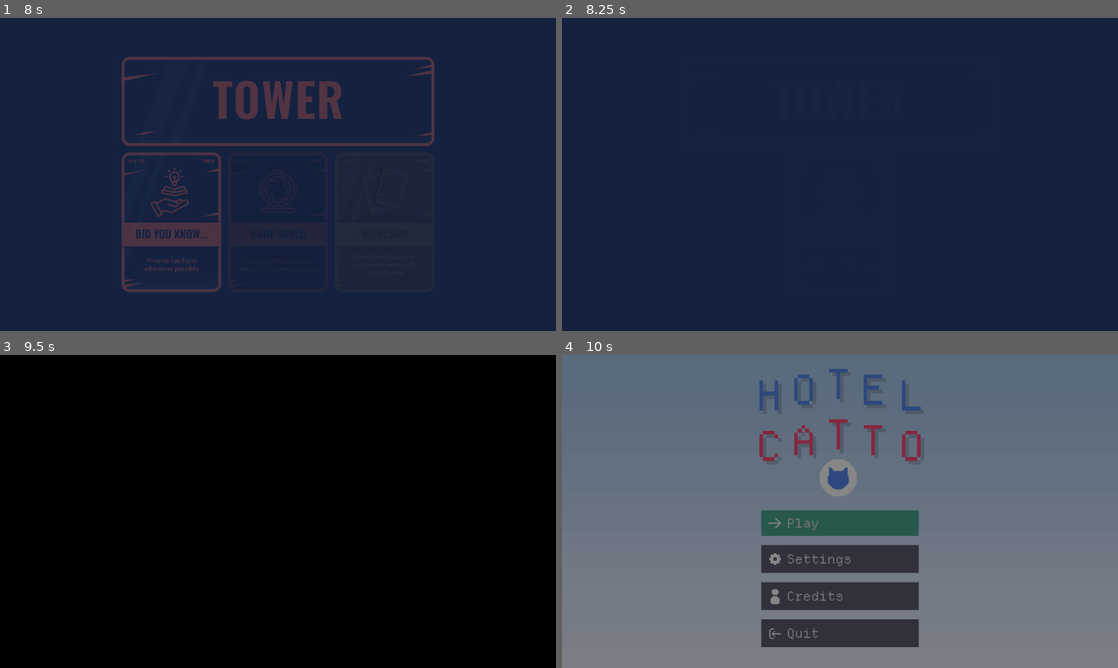
Above: before the commit, frames 1-4 (two rows, left to right).
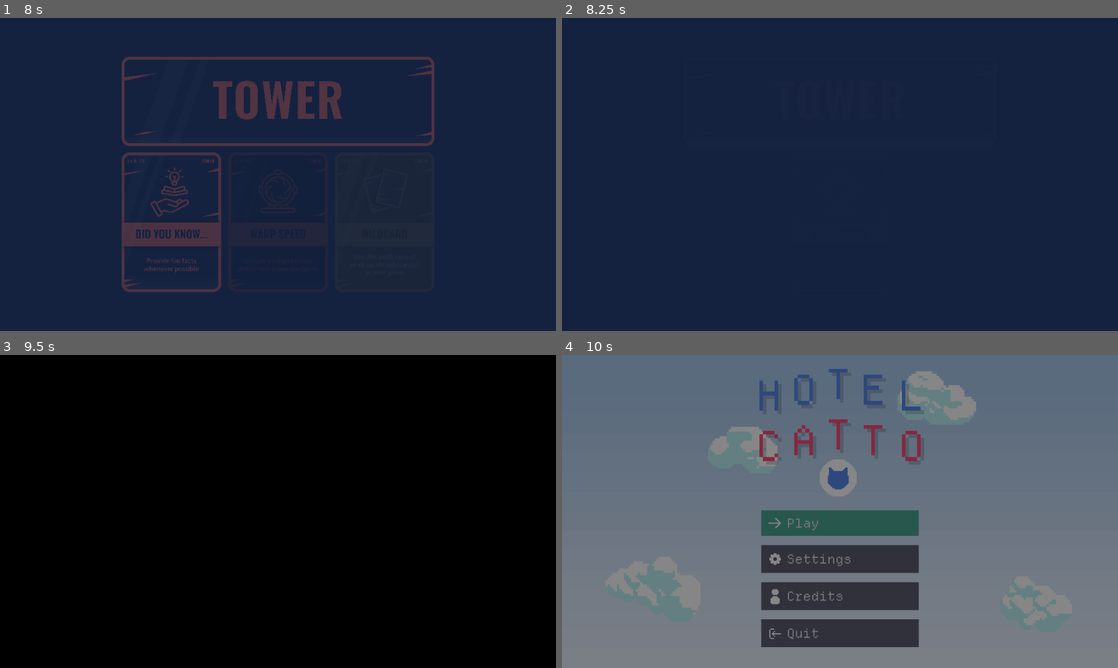
Above: after the commit, the same moments.

Repository: Riari/gwj-sept-2024
Game: Godot game, scene res://scenes/splash.tscn
Two runs of this game, one before a commit and one after it. Both use one fixed random seed, a clock stepped at 60 frames per second and the inputs below. Sound files missing from this copy of the repository are replaced by a short silence.
Inputs (mouse positions are in pixels of both pictures, inside the frame that each line leads up to):
- Up to frame 1 (8 s): tap Enter at 0.5, 2.75, 6.5 s; move the mouse to (400, 158) at 0.52 s; press the mouse at (400, 158) at 0.53 s; hold Right (pan_right) 0.53-1.25 s; tap B (toggle_shop) at 0.77, 3.77, 6.77 s; release the mouse at (400, 158) at 1.25 s; drag from (166, 190) to (250, 237) at 1.27 s; tap Space at 2, 5.75, 7.25 s; move the mouse to (333, 105) at 2.02 s; hold Left (pan_left) 2.03-2.75 s; hold R (zoom_in) 2.03-2.75 s; click (333, 105) at 2.17 s; drag from (250, 237) to (111, 127) at 2.77 s; move the mouse to (444, 221) at 3.52 s; press the mouse at (444, 221) at 3.53 s; hold Right (pan_right) 3.53-4.25 s; release the mouse at (444, 221) at 4.25 s; drag from (111, 127) to (194, 96) at 4.27 s; move the mouse to (305, 174) at 5.02 s; hold Right (pan_right) 5.03-5.75 s; hold R (zoom_in) 5.03-5.75 s; click (305, 174) at 5.17 s; drag from (194, 96) to (166, 190) at 5.77 s; move the mouse to (400, 158) at 6.52 s; press the mouse at (400, 158) at 6.53 s; hold Left (pan_left) 6.53-7.25 s; release the mouse at (400, 158) at 7.25 s; drag from (166, 190) to (250, 237) at 7.27 s
- Up to frame 2 (8.25 s): move the mouse to (895, 105) at 8.02 s; hold Right (pan_right) from 8.03 s (still down); hold R (zoom_in) from 8.03 s (still down); click (895, 105) at 8.17 s
- Up to frame 3 (9.5 s): release Right (pan_right) at 8.75 s; release R (zoom_in) at 8.75 s; drag from (250, 574) to (111, 464) at 8.77 s
- Up to frame 4 (10 s): click "Credits" at 9.5 s

Frames 1-3 are identical in both runs. In frame 4, 1.4% of the frame differs, in the area x 26-75%, y 5-37%.

Commit message:
Add credits

Diff:
--- a/scenes/main-menu.tscn
+++ b/scenes/main-menu.tscn
@@ -1,16 +1,22 @@
-[gd_scene load_steps=15 format=3 uid="uid://bd211vu1frvdv"]
+[gd_scene load_steps=21 format=3 uid="uid://bd211vu1frvdv"]
 
 [ext_resource type="Script" path="res://scripts/ui/main_menu.gd" id="1_hkaha"]
 [ext_resource type="PackedScene" uid="uid://4bwln1v333io" path="res://scenes/partials/effects/fader.tscn" id="2_hg1hy"]
 [ext_resource type="Texture2D" uid="uid://gifnjngb0n6" path="res://textures/ui/main-menu-background.png" id="2_rvfup"]
 [ext_resource type="Texture2D" uid="uid://exh4idk6j4vy" path="res://textures/ui/button-icon-play.png" id="3_k85ry"]
+[ext_resource type="Texture2D" uid="uid://jeijqwiafiqp" path="res://textures/sprites/cloud-1.png" id="3_wpf01"]
+[ext_resource type="Texture2D" uid="uid://dpxjumnc7n8mf" path="res://textures/sprites/cloud-6.png" id="4_2cb3c"]
 [ext_resource type="Texture2D" uid="uid://c7s268c57t5tp" path="res://textures/ui/button-icon-settings.png" id="4_qyx8j"]
+[ext_resource type="Texture2D" uid="uid://b0kiqqhbt1fbh" path="res://textures/sprites/cloud-3.png" id="5_3df3h"]
 [ext_resource type="Texture2D" uid="uid://bv0y2dcxtwu2n" path="res://textures/ui/button-icon-quit.png" id="5_5yab0"]
 [ext_resource type="Texture2D" uid="uid://dtvongd0wkl78" path="res://textures/ui/button-icon-credits.png" id="5_7yiut"]
 [ext_resource type="Texture2D" uid="uid://btlsvvmjv4ubf" path="res://textures/ui/logo-hotel.png" id="6_tcvwp"]
+[ext_resource type="Texture2D" uid="uid://dngxbclty4imi" path="res://textures/sprites/cloud-4.png" id="6_v4oiw"]
 [ext_resource type="Texture2D" uid="uid://c4dxwwabk818k" path="res://textures/ui/logo-catto.png" id="7_kffct"]
 [ext_resource type="PackedScene" uid="uid://c4oey4snx5e2g" path="res://scenes/ui/settings-panel.tscn" id="10_lfqpg"]
 [ext_resource type="Texture2D" uid="uid://b6nufxi174tmn" path="res://textures/ui/badge-icon-cat.png" id="10_wtihg"]
+[ext_resource type="Texture2D" uid="uid://df1c04bv1qmum" path="res://textures/ui/credits-pic-iris.png" id="11_6mqfo"]
+[ext_resource type="Texture2D" uid="uid://l8e1c3cs1alj" path="res://textures/ui/credits-pic-loki.png" id="12_solee"]
 
 [sub_resource type="Animation" id="Animation_v4nem"]
 length = 0.001
@@ -80,6 +86,27 @@
 grow_vertical = 2
 texture = ExtResource("2_rvfup")
 
+[node name="Clouds" type="Control" parent="."]
+anchors_preset = 0
+offset_right = 40.0
+offset_bottom = 40.0
+
+[node name="Cloud-1" type="Sprite2D" parent="Clouds"]
+position = Vector2(155, 404)
+texture = ExtResource("3_wpf01")
+
+[node name="Cloud-6" type="Sprite2D" parent="Clouds"]
+position = Vector2(817, 430)
+texture = ExtResource("4_2cb3c")
+
+[node name="Cloud-3" type="Sprite2D" parent="Clouds"]
+position = Vector2(647, 72)
+texture = ExtResource("5_3df3h")
+
+[node name="Cloud-4" type="Sprite2D" parent="Clouds"]
+position = Vector2(312, 164)
+texture = ExtResource("6_v4oiw")
+
 [node name="ButtonPlay" type="Button" parent="."]
 layout_mode = 1
 anchors_preset = 5
@@ -212,16 +239,105 @@
 theme_override_font_sizes/font_size = 33
 text = "Credits"
 
-[node name="Summary" type="Label" parent="Credits"]
-layout_mode = 0
+[node name="GridContainer" type="GridContainer" parent="Credits"]
+layout_mode = 1
+anchors_preset = 10
+anchor_right = 1.0
 offset_left = 32.0
-offset_top = 72.0
-offset_right = 480.0
-offset_bottom = 114.0
-theme_override_colors/font_color = Color(0.603922, 0.603922, 0.737255, 1)
-text = "TBD"
-
-[node name="ButtonBackToMainMenu" type="Button" parent="Credits"]
+offset_top = 70.0
+offset_right = -26.0
+offset_bottom = 468.0
+grow_horizontal = 2
+columns = 3
+
+[node name="Visuals" type="Control" parent="Credits/GridContainer"]
+custom_minimum_size = Vector2(298, 360)
+layout_mode = 2
+
+[node name="RichTextLabel" type="RichTextLabel" parent="Credits/GridContainer/Visuals"]
+layout_mode = 1
+anchors_preset = 15
+anchor_right = 1.0
+anchor_bottom = 1.0
+offset_bottom = 32.0
+grow_horizontal = 2
+grow_vertical = 2
+theme_override_colors/default_color = Color(0.360784, 0.360784, 0.439216, 1)
+theme_override_constants/outline_size = 0
+bbcode_enabled = true
+text = "[center][color=#32a852]Visuals[/color]
+
+[url=https://14collective.itch.io/cats]Pixel Cats by the14collective[/url]
+
+[url=https://departuremono.com/]DepartureMono font[/url]
+
+[url=https://astropulse.gumroad.com/l/FamiliarPixelCursors]Familiar pixel cursors by Cody Claus[/url]
+
+[url=https://artisan-studio.itch.io/2d-pixel-art-semi-realistic-clouds]Pixel art clouds by Artisan[/url]
+
+[url=https://piiixl.itch.io/space]Space art by PiiiXL[/url]
+[/center]"
+
+[node name="Audio" type="Control" parent="Credits/GridContainer"]
+custom_minimum_size = Vector2(298, 340)
+layout_mode = 2
+
+[node name="RichTextLabel" type="RichTextLabel" parent="Credits/GridContainer/Audio"]
+layout_mode = 1
+anchors_preset = 15
+anchor_right = 1.0
+anchor_bottom = 1.0
+offset_bottom = 69.0
+grow_horizontal = 2
+grow_vertical = 2
+theme_override_colors/default_color = Color(0.360784, 0.360784, 0.439216, 1)
+theme_override_constants/outline_size = 0
+bbcode_enabled = true
+text = "[center][color=#519de0]Audio[/color]
+
+[url=https://www.zapsplat.com/]Some sound effects from ZapSplat[/url]
+
+Music and other audio by me
+
+Voice actors:
+
+     Iris
+
+
+     Loki
+[/center]"
+
+[node name="Credits-pic-iris" type="Sprite2D" parent="Credits/GridContainer/Audio"]
+position = Vector2(113, 295)
+scale = Vector2(0.4, 0.4)
+texture = ExtResource("11_6mqfo")
+
+[node name="Credits-pic-loki" type="Sprite2D" parent="Credits/GridContainer/Audio"]
+position = Vector2(113, 379)
+scale = Vector2(0.25, 0.25)
+texture = ExtResource("12_solee")
+
+[node name="Code" type="Control" parent="Credits/GridContainer"]
+custom_minimum_size = Vector2(298, 340)
+layout_mode = 2
+
+[node name="RichTextLabel" type="RichTextLabel" parent="Credits/GridContainer/Code"]
+layout_mode = 1
+anchors_preset = 15
+anchor_right = 1.0
+anchor_bottom = 1.0
+offset_bottom = 69.0
+grow_horizontal = 2
+grow_vertical = 2
+theme_override_colors/default_color = Color(0.360784, 0.360784, 0.439216, 1)
+theme_override_constants/outline_size = 0
+bbcode_enabled = true
+text = "[center][color=#e86c4d]Programming[/color]
+
+Me :)
+[/center]"
+
+[node name="ButtonReturn" type="Button" parent="Credits"]
 layout_mode = 1
 anchors_preset = 2
 anchor_top = 1.0
@@ -250,4 +366,6 @@
 [connection signal="mouse_entered" from="ButtonQuit" to="." method="_on_button_mouse_entered"]
 [connection signal="pressed" from="ButtonQuit" to="." method="_on_button_quit_pressed"]
 [connection signal="pressed" from="ButtonQuit" to="." method="_on_button_pressed"]
-[connection signal="pressed" from="Credits/ButtonBackToMainMenu" to="." method="_on_button_back_to_main_menu_pressed"]
+[connection signal="mouse_entered" from="Credits/ButtonReturn" to="." method="_on_button_mouse_entered"]
+[connection signal="pressed" from="Credits/ButtonReturn" to="." method="_on_button_back_to_main_menu_pressed"]
+[connection signal="pressed" from="Credits/ButtonReturn" to="." method="_on_button_pressed"]
Not shown, changed: export_presets.cfg
Binary file added: textures/ui/credits-pic-iris.png
Not shown, added: textures/ui/credits-pic-iris.png.import
Binary file added: textures/ui/credits-pic-loki.png
Not shown, added: textures/ui/credits-pic-loki.png.import
